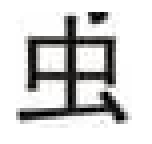
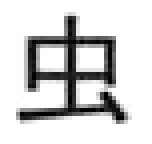
Revision of a layered 152×144 image; what changed, layer by layer:
painted on "Pasted Layer" over [16, 12, 132, 128]
